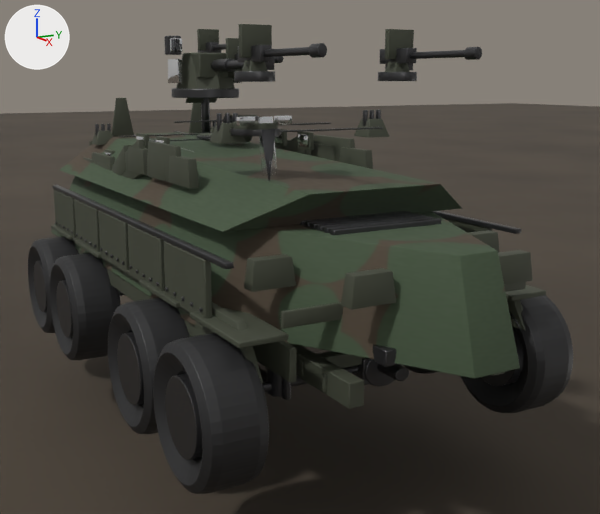
The Blender file art/showcase/apc_detail.blend as it was, and as the next commit left it.
The view is the same before and after, from a camera (50 mm lens) standing at (10.15, -5.05, 4.04) and looking at (0.52, 0.43, 1.65). Arrows for +X, +Y and +Z are at upper left; the lights stay in place. The picture after the commit comes second.

Objects in the first picture: 'Ground', 'armour_l4', 'chassis_rail_l', 'era_nose_1', 'hull_tub', 'hull_upper', 'mudguard_l3', 'wheel_1l_tyre', 'wheel_2l_tyre', 'wheel_3l_barrel', 'wheel_3l_tyre', 'wheel_3r_tyre' and 114 more.
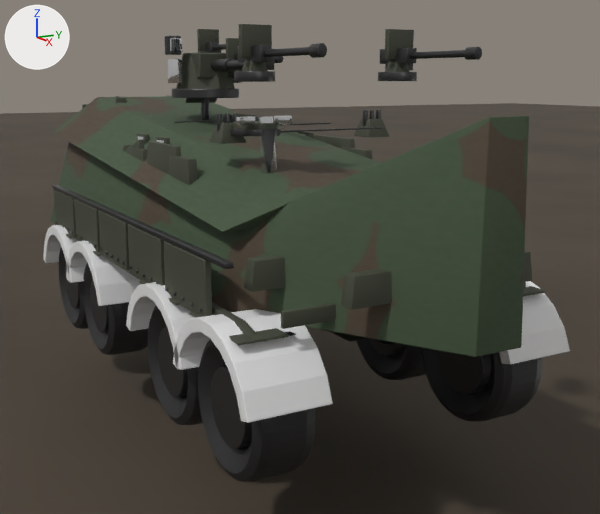
Not drawn themselves, but carrying or shaping drawn objects: ob_pivot_wheel_0l, ob_pivot_wheel_1l, ob_pivot_wheel_2l, ob_pivot_wheel_2r, ob_pivot_wheel_3l, ob_pivot_wheel_3r.

The change, as a list of edits to the scene's bpy script:
```text
Change me_chassis_rail_l:
    used by ob_chassis_rail_l; parent = ob_apc_root; location = (0.0, 0.0, 0.0)
    remove me_chassis_rail_l.from_pydata(...)  # 8 vertices, 6 faces; spans x -3.95..3.95, y -0.99..-0.81, z 0.97..1.23
    add me_chassis_rail_l.from_pydata(...)  # 8 vertices, 6 faces; spans x -3.95..3.95, y -0.99..-0.81, z 1.64
    me_chassis_rail_l part 1: the whole mesh is scaled about its middle by (1, 1, 0), then moved by (0.0, 0.0, 0.54)
Change me_hull_upper:
    used by ob_hull_upper; parent = ob_apc_root; location = (0.0, 0.0, 0.0)
    remove me_hull_upper.from_pydata(...)  # 8 vertices, 6 faces; spans x -4.26..2.95, y -1.59..1.59, z 2.49..3.09
    add me_hull_upper.from_pydata(...)  # 8 vertices, 6 faces; spans x -4.56..2.95, y -1.59..1.59, z 2.49..3.71
    me_hull_upper part 2
    add for i in [0, 3, 4, 7]: me_hull_upper.vertices[i].co += Vector((-0.3, 0.0, 0.62))
Change me_hull_tub_001:
    used by ob_hull_tub; parent = ob_apc_root; location = (0.0, 0.0, 0.0)
    remove me_hull_tub_001.from_pydata(...)  # 12 vertices, 10 faces; spans x -4.2..4.87, y -1.81..1.81, z 1.44..2.49
    add me_hull_tub_001.from_pydata(...)  # 12 vertices, 10 faces; spans x -4.5..4.87, y -1.81..1.81, z 1.64..3.72
    me_hull_tub_001 part 3: all 2 vertices in x -4.2, y -1.29..1.29, z 2.49 are moved by (-0.3, 0.0, 0.62)
    me_hull_tub_001 part 4: all 2 vertices in x 4.55, y -0.22..0.22, z 2.49 are moved by (0.3, 0.0, 1.23)
    other edits to the shape of me_hull_tub_001 do not show in these pictures
Change ob_pivot_wheel_0l:
    ob_pivot_wheel_0l.location: (-3.02, -2.0, 0.8) -> (-3.02, -1.5, 0.8)
Change ob_pivot_wheel_1l:
    ob_pivot_wheel_1l.location: (-1.52, -2.0, 0.8) -> (-1.52, -1.5, 0.8)
Change ob_pivot_wheel_2l:
    ob_pivot_wheel_2l.location: (1.38, -2.0, 0.8) -> (1.38, -1.5, 0.8)
Change ob_pivot_wheel_2r:
    ob_pivot_wheel_2r.location: (1.38, 2.0, 0.8) -> (1.38, 1.5, 0.8)
Change ob_pivot_wheel_3l:
    ob_pivot_wheel_3l.location: (2.96, -2.0, 0.8) -> (2.96, -1.5, 0.8)
Change ob_pivot_wheel_3r:
    ob_pivot_wheel_3r.location: (2.96, 2.0, 0.8) -> (2.96, 1.5, 0.8)
Add ob_fender_3r:
    ob_fender_3r = bpy.data.objects.new('fender_3r', me_fender_3r)  # 40 vertices, 38 faces; spans x 2.04..3.88, y 1.12..2.02, z 0.99..1.74; modifiers BEVEL
    ob_fender_3r.location = (0.0, 0.0, 0.0)
Add ob_fender_3l:
    ob_fender_3l = bpy.data.objects.new('fender_3l', me_fender_3l)  # 40 vertices, 38 faces; spans x 2.04..3.88, y -2.02..-1.12, z 0.99..1.74; modifiers BEVEL
    ob_fender_3l.location = (0.0, 0.0, 0.0)
Add ob_fender_2l:
    ob_fender_2l = bpy.data.objects.new('fender_2l', me_fender_2l)  # 40 vertices, 38 faces; spans x 0.46..2.3, y -2.02..-1.12, z 0.99..1.74; modifiers BEVEL
    ob_fender_2l.location = (0.0, 0.0, 0.0)
Add ob_fender_1l:
    ob_fender_1l = bpy.data.objects.new('fender_1l', me_fender_1l)  # 40 vertices, 38 faces; spans x -2.44..-0.6, y -2.02..-1.12, z 0.99..1.74; modifiers BEVEL
    ob_fender_1l.location = (0.0, 0.0, 0.0)
Add ob_fender_0l:
    ob_fender_0l = bpy.data.objects.new('fender_0l', me_fender_0l)  # 40 vertices, 38 faces; spans x -3.94..-2.1, y -2.02..-1.12, z 0.99..1.74; modifiers BEVEL
    ob_fender_0l.location = (0.0, 0.0, 0.0)
```

Boxes (x1, y1, x2, y2) around the edits, measured in the pictures (600 x 514 px; the box of a moved part takes in the faces that stretch with it):
'hull_tub', reshaped (19% taller): before (51, 176, 520, 379); after (50, 116, 529, 357)
'hull_upper', reshaped: before (60, 132, 462, 232); after (53, 96, 381, 232)
'wheel_3l_tyre', moved: before (153, 333, 269, 494); after (198, 339, 315, 482)
'fender_3l', added: after (173, 309, 333, 423)
'wheel_3r_tyre', moved: before (461, 295, 573, 413); after (422, 348, 542, 422)
'wheel_2l_tyre', moved: before (108, 298, 190, 434); after (148, 306, 203, 425)
'wheel_1l_tyre', moved: before (50, 253, 121, 361); after (83, 262, 148, 355)
'wheel_3l_barrel', moved: before (165, 374, 202, 460); after (211, 366, 252, 449)
'fender_3r', added: after (499, 281, 570, 364)
'wheel_2l_barrel', moved: before (117, 332, 144, 405); after (158, 327, 188, 397)
'wheel_0l_tyre', moved: before (28, 236, 79, 333); after (59, 247, 89, 329)
'fender_2l', added: after (126, 282, 202, 370)
'chassis_rail_l', moved, rescaled: before (289, 343, 364, 409); after (329, 331, 365, 342)
'wheel_3r_barrel', moved: before (481, 327, 523, 386); after (437, 350, 491, 394)
'fender_1l', added: after (66, 241, 142, 306)
'wheel_2r_tyre', moved (mostly hidden before): before (404, 365, 437, 374); after (357, 337, 426, 380)
'wheel_1l_barrel', moved: before (57, 280, 73, 338); after (90, 279, 109, 332)
'fender_0l', added: after (43, 225, 86, 283)
'wheel_0l_barrel', moved: before (34, 261, 47, 312); after (65, 263, 80, 308)
'wheel_2r_barrel', moved (not visible before): after (369, 338, 405, 356)
part 2 of me_hull_upper, moved or reshaped: before (61, 132, 439, 231); after (67, 96, 381, 231)
part 3 of me_hull_tub_001, moved or reshaped: before (51, 176, 231, 324); after (50, 142, 230, 268)
part 4 of me_hull_tub_001, moved or reshaped: before (192, 211, 520, 378); after (211, 116, 529, 357)
'mudguard_l3', unchanged, covered by the edit: before (190, 307, 289, 348); after (190, 310, 289, 345)
'fx_skirt_l', unchanged, covered by the edit: before (73, 240, 263, 383); after (212, 302, 257, 336)
